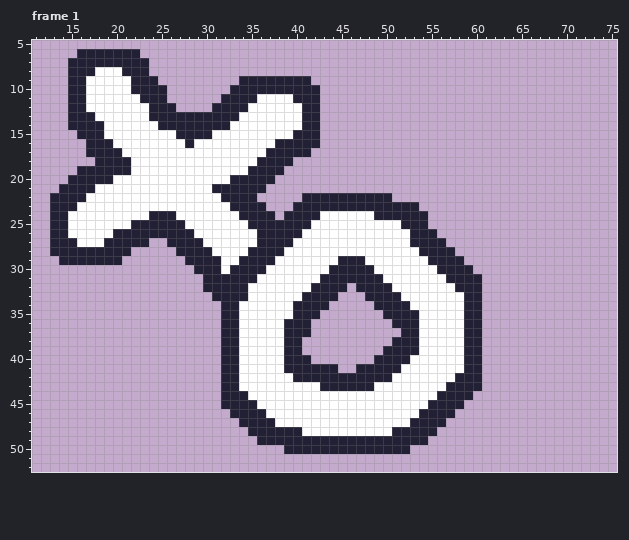
One commit to this pixel-art file: sprites/mult.ase. Above, as it was before the edit.
80x53 pixels, 11 frames. Shown: frame 1: x 11..75, y 5..52. The commit also changed other frames, which this record leaves out.
Once edited:
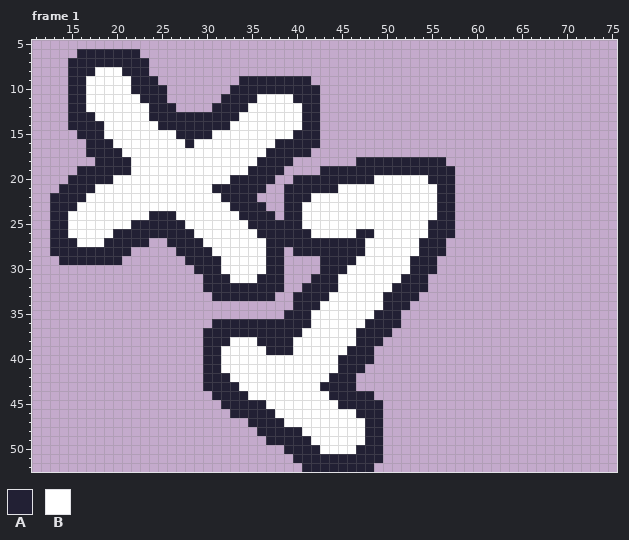
Palette (. is transparent): A #222034  B #ffffff
From old to new:
Frame 1, layer "Layer 4":
y 18: x 47..56 .......... -> AAAAAAAAAA
y 19: x 43..57 ............... -> AAAAAAAAAAAAAAA
y 20: x 40..57 .................. -> AAAAAAAAABBBBBBAAA
y 21: x 39..57 ................... -> AAAAAABBBBBBBBBBBAA
y 22: x 39..40 .. -> AA; x 42..57 AAAAAAAAA....... -> BBBBBBBBBBBBBBAA
y 23: x 39 . -> A; x 41..57 AAAAAAAAAAAAA.... -> BBBBBBBBBBBBBBBAA
y 24: x 41..42 AA -> BB; x 49..57 AAAAAA... -> BBBBBBBAA
y 25: x 41 A -> B; x 52..57 AAA... -> BBBAAA
y 26: x 41 B -> A; x 47..48 BB -> AA; x 53..54 AA -> BB; x 56..57 .. -> AA
y 27: x 36 A -> B; x 40..47 BBBBBBBB -> AAAAAAAA; x 53 A -> B
y 28: x 35..36 AA -> BB; x 39..47 BBBBBBBBB -> .AAAAAAAA; x 57 A -> .
y 29: x 34..36 AAA -> BBB; x 38..44 BBBBBBB -> A....AA; x 47 A -> B; x 53..54 BB -> AA; x 56..58 AAA -> ...
y 30: x 33..43 AAAABBBBBBB -> BBBBAA....A; x 46..48 AAA -> BBB; x 53..59 BBBAAAA -> AAA....
y 31: x 33..42 AAABBBBBBB -> BBBAAA...A; x 45..49 AAAAA -> BBBBB; x 52..60 BBBBBAAAA -> AAA......
y 32: x 35..41 BBBBBBB -> AAAA..A; x 45..60 A.AAAABBBBBBBAAA -> BBBBBBAAAA......
y 33: x 35..40 BBBBBB -> AAA..A; x 44..49 A...AA -> BBBBBB; x 52..60 BBBBBBBAA -> AA.......
y 34: x 32..39 AABBBBBB -> ........; x 43..49 A.....A -> BBBBBBB; x 53..60 BBBBBBAA -> ........
y 35: x 32..39 AABBBBBB -> .......A; x 42..49 A....... -> BBBBBBBA; x 52..60 AABBBBBAA -> .........
y 36: x 31 . -> A; x 34..38 BBBBB -> AAAAA; x 42..50 ......... -> BBBBBBAAA; x 52..60 AABBBBBAA -> .........
y 37: x 30..31 .. -> AA; x 34..38 BBBBB -> AAAAA; x 41..50 A......... -> BBBBBBAAAA; x 52..60 AABBBBBAA -> .........
y 38: x 30..31 .. -> AA; x 33 A -> B; x 36..38 BBB -> AAA; x 40..49 A......... -> BBBBBBBAAA; x 51..60 AAABBBBBAA -> ..........
y 39: x 30..33 ..AA -> AABB; x 37..38 BB -> AA; x 40..48 A........ -> BBBBBBAAA; x 50..60 AAAABBBBBAA -> ...........
y 40: x 30..33 ..AA -> AABB; x 39..60 AAA.......AAAABBBBBBAA -> BBBBBBAAAA............
y 41: x 30..33 ..AA -> AABB; x 39..46 AAAAAA.. -> BBBBBBAA; x 48..60 AAAABBBBBBBAA -> .............
y 42: x 30..31 .. -> AA; x 33 A -> B; x 40..43 AAAA -> BBBB; x 47..60 AAAABBBBBBBAAA -> ..............
y 43: x 30..31 .. -> AA; x 47..60 AABBBBBBBBAAAA -> ..............
y 44: x 31 . -> A; x 44..59 BBBBBBBBBBBBAAAA -> AAAAA...........
y 45: x 36 B -> A; x 45..58 BBBBBBBBBBAAAA -> AAAAA.........
y 46: x 37 B -> A; x 47..57 BBBBBBBAAAA -> AAA........
y 47: x 34 A -> .; x 38 B -> A; x 48..56 BBBBBAAAA -> AA.......
y 48: x 35 A -> .; x 48..55 BBBAAAAA -> AA......
y 49: x 36 A -> .; x 42..47 AAAAAA -> BBBBBB; x 50..54 AAAAA -> .....
y 50: x 43..46 AAAA -> BBBB; x 50..52 AAA -> ...
y 51: x 40..49 .......... -> AAAAAAAAAA
y 52: x 41..48 ........ -> AAAAAAAA
Where, in picture pixels (left, top, right, bottom), the same in both pictures:
changed: (203, 157, 482, 472)
